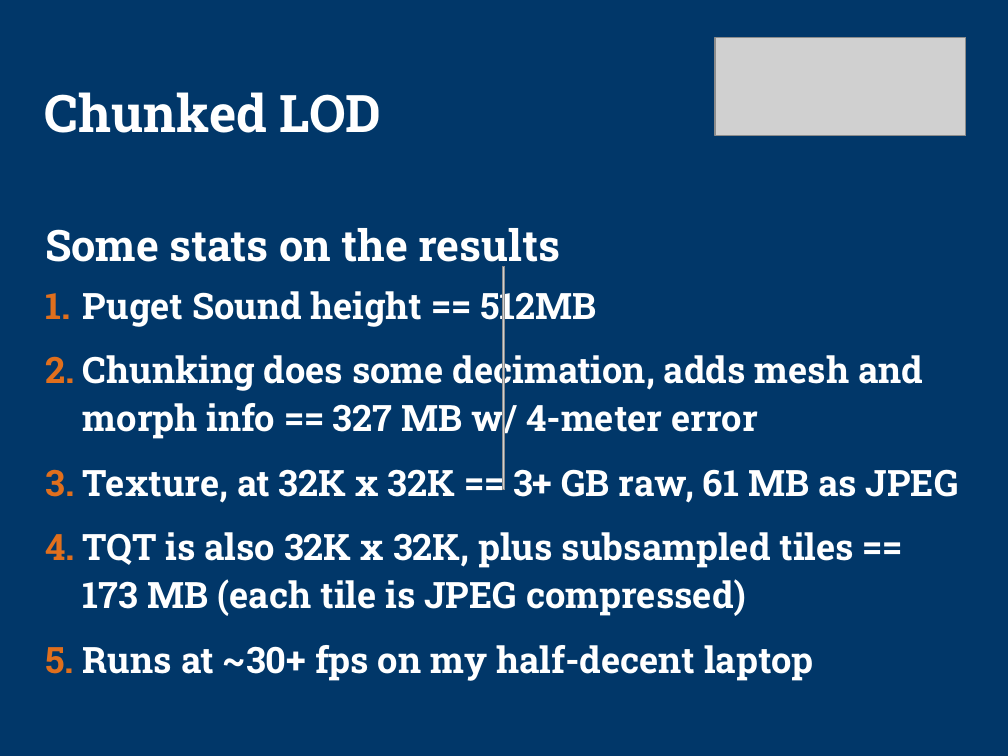
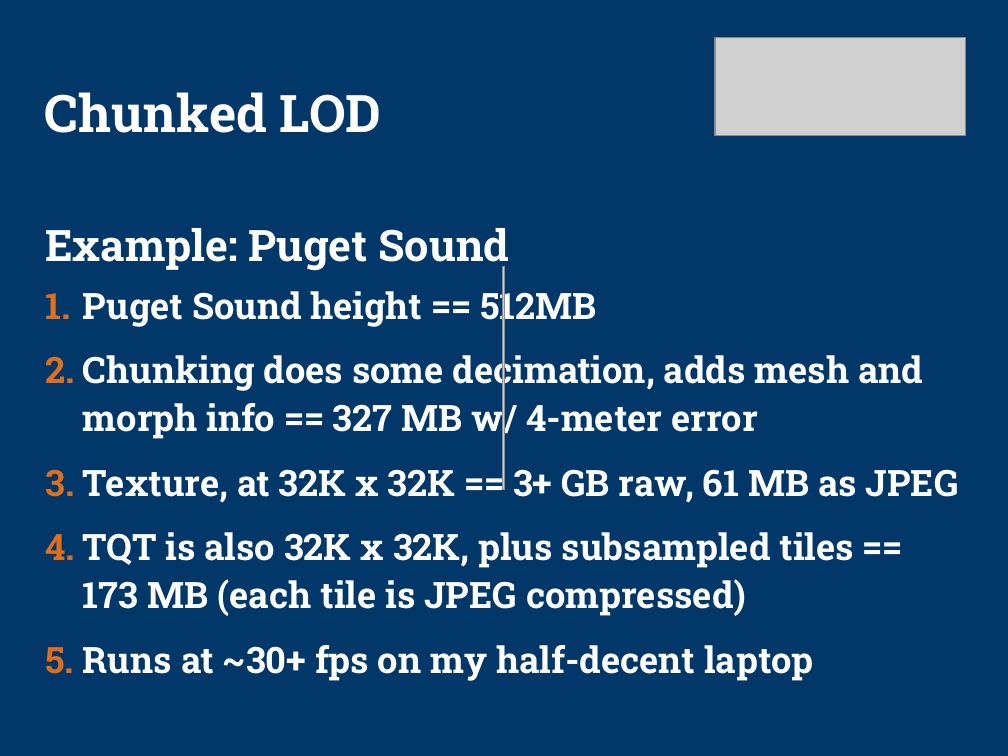
Before and after one commit to technosaurus/gameswf, a slide deck: slide 24 of tu-testbed/docs/sig-preso2.ppt. Drawn at 1008x756 pixels with LibreOffice and Linux fonts; fonts in the diff are those of the drawing; grey boxes stand for pictures; background and template pictures are left out. Boxes give left, top, right and bottom in pixels: in the first picture for what was removed or moved away, otherwise in the second. Text is boxed around its words. In the diff, an @@ line names an element or a change of style, - is before the commit and + after.

Commit message:
Edited slides.
Modified .chu format so that chunk headers are all at the start of the file -- this makes startup of big datasets much much quicker (since only the first few megs of the file need to be read)

```diff
--- a/tu-testbed/docs/sig-preso2.ppt
+++ b/tu-testbed/docs/sig-preso2.ppt
@@ text at (45,228,509,272): text changed @@
-Some stats on the results
+Example: Puget Sound
```
Also in this commit, not shown: 11 other slides changed, 1 slide removed, 6 other files.
